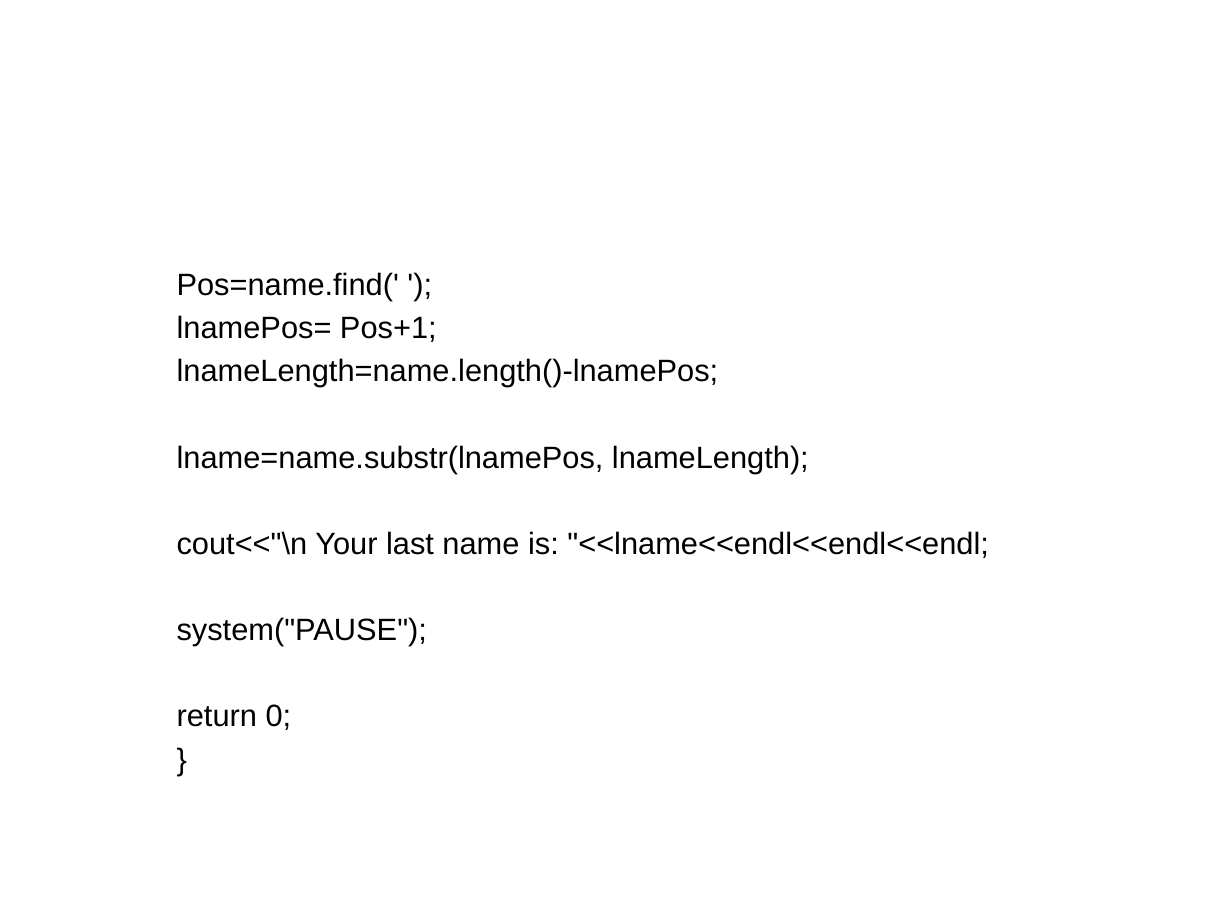
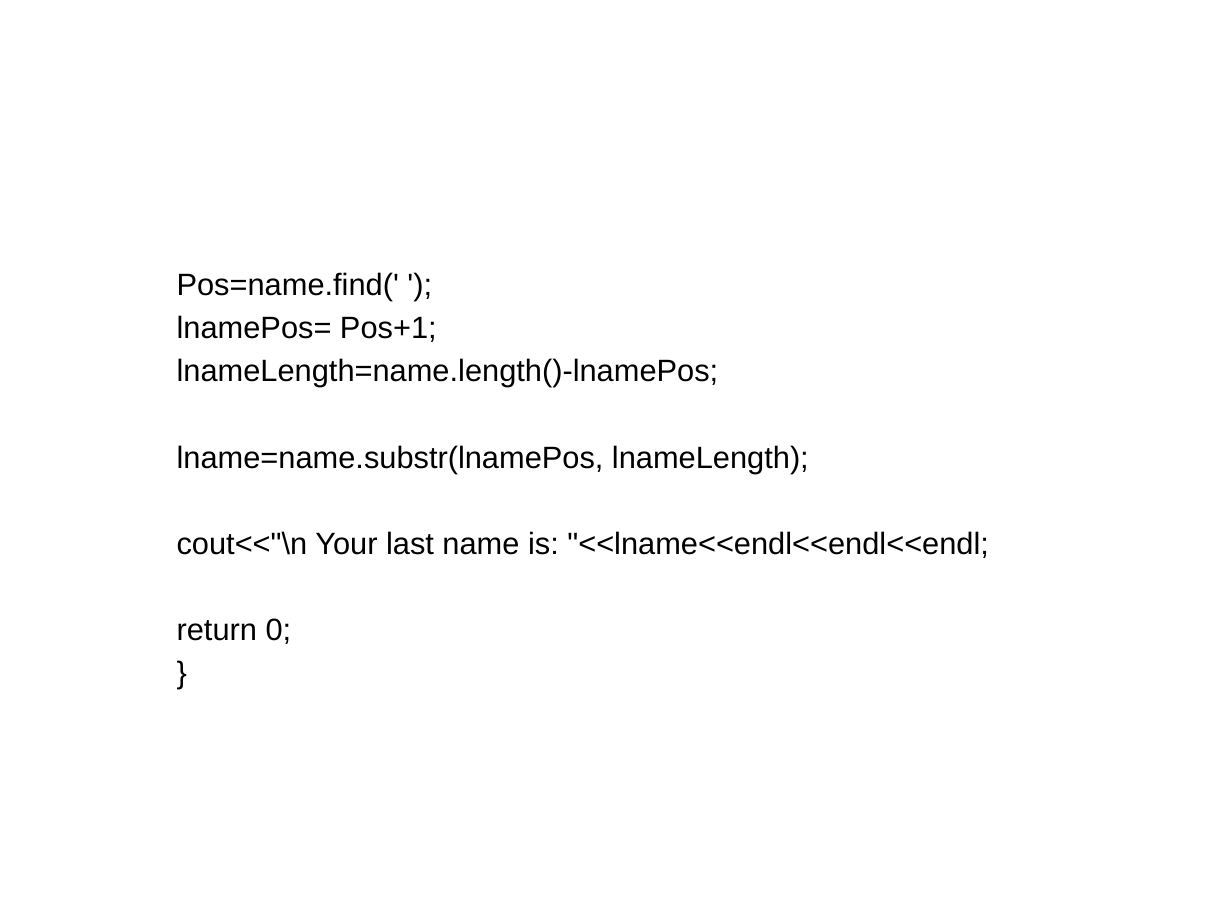
Before and after one commit to Emadalsuwat/emadalsuwat.github.io, a slide deck: slide 22 of programming2/CH8.pptx. Drawn at 1232x924 pixels with LibreOffice and Linux fonts; fonts in the diff are those of the drawing. Boxes give left, top, right and bottom in pixels: in the first picture for what was removed or moved away, otherwise in the second. Text is boxed around its words. In the diff, an @@ line names an element or a change of style, - is before the commit and + after.

```diff
--- a/programming2/CH8.pptx
+++ b/programming2/CH8.pptx
@@ text at (177, 617, 427, 646): paragraph removed @@
-system("PAUSE");
```
Also in this commit, not shown: 4 other files.
